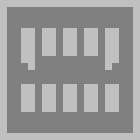
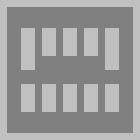
The second w=140, h=140 image is a revision of the first. Changes to its layers:
added layer "New Layer#12" (50%) above "New Layer#10" over left=21, top=63, right=119, bottom=70
hid "New Layer#10" over left=21, top=63, right=119, bottom=70
